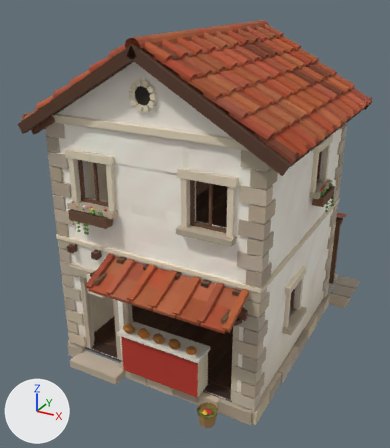
The glTF model godot/assets/kit/houses/shop_bakery.glb, before and after one commit.
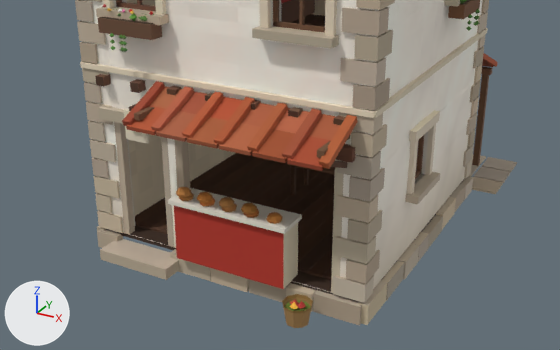
There are two pictures of each version: one whole from a camera (50 mm lens) standing at (4.14, -8.06, 6.19) and looking at (-0.23, -0.1, 2.21), one close up from a camera (50 mm lens) standing at (4.43, -8.58, 4.82) and looking at (0.06, -0.63, 0.85). Every picture has the same lights, and +X, +Y and +Z are marked at lower left. The last two pictures show the newer version. Vertices at exactly the same position are counted once.

In view in the first close-up: 'House', 'Rooms', 'Walls'.
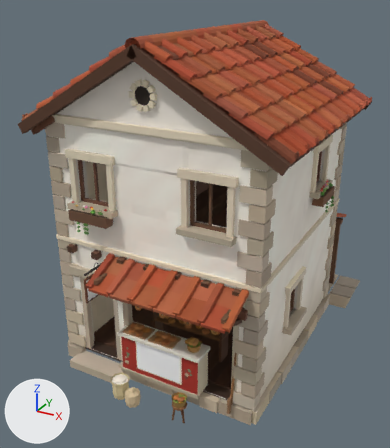
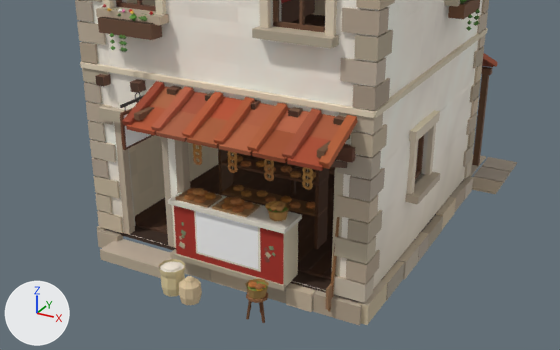
Pixel boxes (x1, y1, x2, y2) of what changed, in the close-ups (560 x 350 px; the box of a moved part takes in the faces that stretch with it):
'House', reshaped
    before: (75, 0, 517, 328)
    after: (75, 0, 517, 325)
part 1 of me_house, added
    after: (174, 253, 285, 291)
part 2 of me_house, added
    after: (194, 211, 261, 272)
part 3 of me_house, moved or reshaped
    before: (129, 104, 136, 111)
    after: (181, 230, 186, 235)
part 4 of me_house, moved or reshaped
    before: (282, 294, 313, 328)
    after: (267, 204, 289, 221)
part 5 of me_house, moved or reshaped (not visible afterwards)
    before: (297, 301, 306, 309)
part 6 of me_house, moved or reshaped (not visible afterwards)
    before: (289, 302, 298, 309)
part 7 of me_house, deleted
    before: (124, 109, 311, 311)
part 8 of me_house, built on
    before: (176, 187, 259, 218)
    after: (120, 92, 340, 323)
part 9 of me_house, recoloured
    both: (176, 210, 283, 284)

The edits, one by one:
Material 'CivSign' (mat_civsign) is new.
Uses the picture img_civ_white.
Material 'CivWood' (mat_civwood) is new.
Uses the picture img_civ_white.
Material 'CivCloth' (mat_civcloth) is new.
Uses the picture img_civ_white.
me_house is used by ob_house; location (0.0, 0.0, 0.0).
me_house had 7242 vertices, 9737 faces and spanned x -2.22..2.23, y -2.63..3.27, z -0.02..5.61.
me_house now has 11299 vertices, 17487 faces and spans x -2.22..2.23, y -2.64..3.27, z -0.02..5.61.
me_house part 1: a new loose piece, a box spanning x -0.52..0.952, y -2.17..-2.13, z 0.24..0.3, in mat_civkit.
me_house part 2: a new loose piece, a box spanning x -0.214..0.646, y -2.145..-2.139, z 0.3834..0.9734, in mat_civkit.
me_house part 3: the loose piece of 8 vertices spanning x -0.78..-0.74, y -2.45..-1.95, z 2.12..2.16 is scaled about its middle by (-1.52, 0.012, -1.13), then moved by (0.38, 0.06, -1.53).
me_house part 4: the loose piece of 27 vertices spanning x 1.03..1.36, y -2.47..-2.13, z 0.0..0.24 is scaled about its middle by (0.75, 0.75, 0.5), then moved by (-0.42, 0.33, 0.95).
me_house part 5: the loose piece of 7 vertices spanning x 1.19..1.28, y -2.33..-2.24, z 0.16..0.26 is scaled about its middle by (0.788, 0.686, 0.736), then moved by (-0.49, 0.28, 0.91).
me_house part 6: the loose piece of 7 vertices spanning x 1.12..1.22, y -2.38..-2.28, z 0.16..0.26 is scaled about its middle by (0.693, 0.898, 0.737), then moved by (-0.43, 0.34, 0.91).
me_house part 7: 6 loose pieces with 114 vertices, spanning x -0.91..1.34, y -2.44..-1.96, z 0.17..2.09, are deleted.
me_house part 8: 1 vertex moved within x 0.14, y -2.05, z 1.08; 173 vertices removed from x -0.47..0.57, y -2.19..-1.96, z 1.01..1.16; 4134 vertices added at x -0.81..1.49, y -2.64..-0.96, z 0.0..2.29.
me_house part 9: 2 kept faces spanning x -0.5..0.93, y -2.14, z 0.24..0.96 get new vertex colours; the middle colour goes from red #b83526 to red #ab3023.
Other edits to the shape of me_house do not show in these pictures.
me_house gains material mat_civwood.
me_house gains material mat_civcloth.
me_house gains material mat_civsign.
